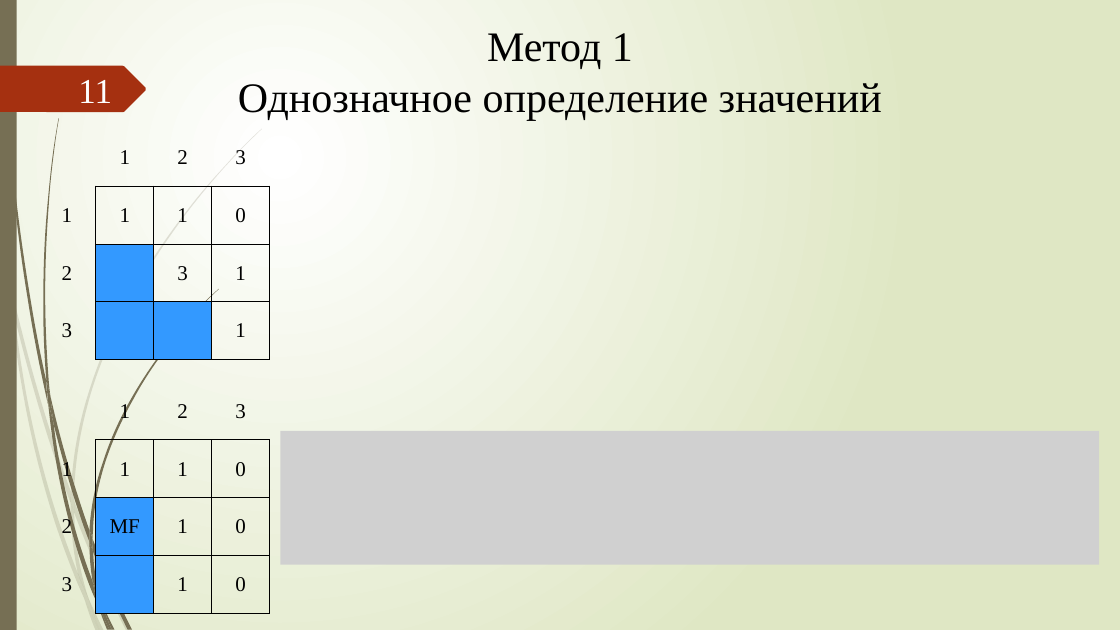
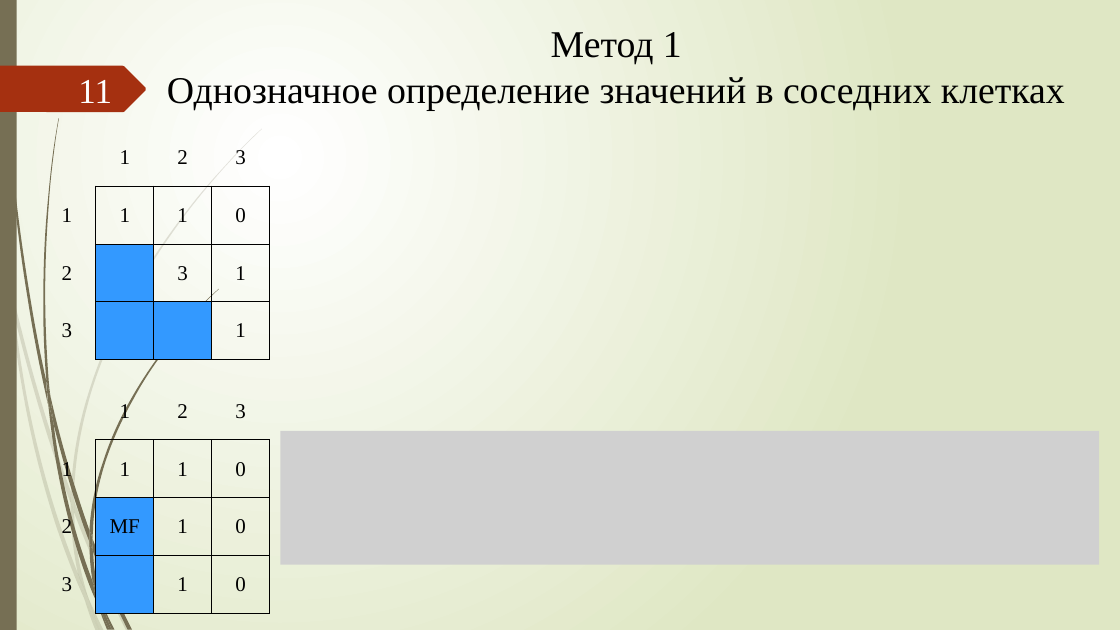
Before and after one commit to xex238/Diploma_2022, a slide deck: slide 11 of docs/Отчёты/ВКР/Новицкий_МПИ-20-4-2_ВКР_Презентация (v. 2.0).pptx. Drawn at 1120x630 pixels with LibreOffice and Linux fonts; fonts in the diff are those of the drawing; grey boxes stand for pictures. Boxes give left, top, right and bottom in pixels: in the first picture for what was removed or moved away, otherwise in the second. Text is boxed around its words. In the diff, an @@ line names an element or a change of style, - is before the commit and + after.

```diff
--- a/docs/Отчёты/ВКР/Новицкий_МПИ-20-4-2_ВКР_Презентация (v. 2.0).pptx
+++ b/docs/Отчёты/ВКР/Новицкий_МПИ-20-4-2_ВКР_Презентация (v. 2.0).pptx
@@ title at <box>167,32,1065,110</box>: text changed; size 36 to 32.4 pt @@
-Метод 1
-Однозначное определение значений
+Метод 1
+Однозначное определение значений в соседних клетках
```
Also in this commit, not shown: 8 other slides changed, 1 slide added, 1 slide removed, 14 other files.
